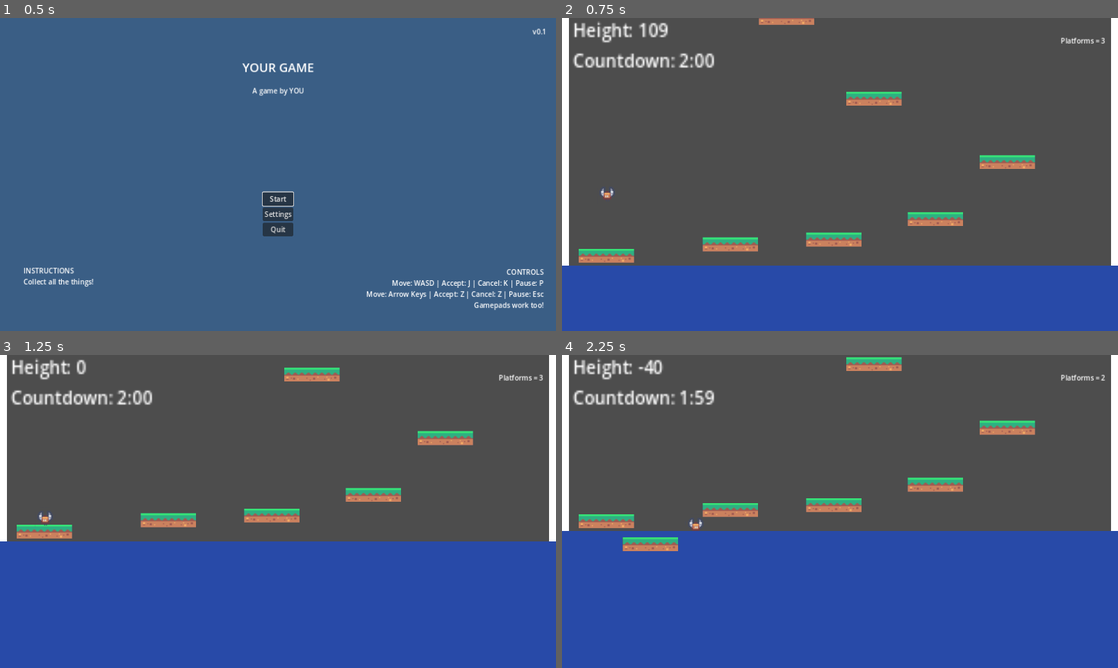
Above: before the commit, frames 1-4 (two rows, left to right).
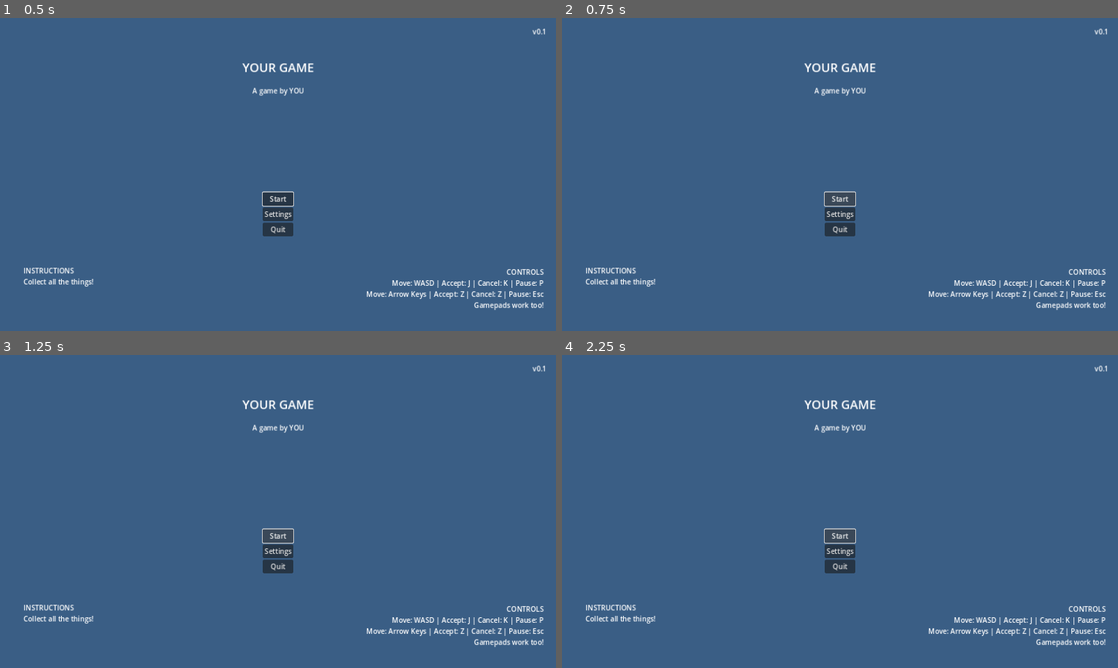
Above: after the commit, the same moments.

Repository: nathanleiby/trijam-248
Game: Godot game, scene res://main_menu/main_menu.tscn
Same seed, same stepped clock (60 frames per second), same inputs: the game is played once before the commit and once after it. This scene is started directly instead of the project's main scene.
Inputs (mouse positions are in pixels of both pictures, inside the frame that each line leads up to):
- Up to frame 1 (0.5 s): no input
- Up to frame 2 (0.75 s): click "Start" at 0.5 s
- Up to frame 3 (1.25 s): no input
- Up to frame 4 (2.25 s): click (840, 536) at 1.25 s, where only the run after the commit has a clickable "Start"; hold Right (walk_right) from 2.03 s (still down); tap Space (place_platform) at 2.1 s

Frame 1 is identical in both runs. In frame 2, 100% of the frame differs, in the area x 0-100%, y 0-100%; in frame 3, 100%; in frame 4, 100%.

Commit message:
max height

Diff:
--- a/gameplay/character.gd
+++ b/gameplay/character.gd
@@ -6,12 +6,14 @@
 
 @export var platformScene: PackedScene
 
-const CHARACTER_HEIGHT = 128
+const CHARACTER_HEIGHT = 32
 const PLATFORM_HEIGHT = 32
 const OFFSET = 4
 const DEATH_HEIGHT = 720
 
 const PLATFORMS_MAX = 3
+
+signal platform_created(height)
 
 var platforms_remaining:
 	set(val):
@@ -58,6 +60,9 @@
 		platform.position += Vector2(0, y_offset)
 		platform.reparent(get_tree().root)
 
+		emit_signal("platform_created", platform.position.y)
+
+
 
 	if Input.is_action_just_pressed("reset"):
 		position = respawn_location
--- a/gameplay/gameplay.gd
+++ b/gameplay/gameplay.gd
@@ -1,11 +1,20 @@
 extends Node2D
 
-@onready var scoreLabel := $UI/ScoreLabel
-@onready var timerLabel := $UI/TimerLabel
+@onready var scoreLabel := $UI/VBoxContainer/ScoreLabel
+@onready var maxHeightLabel := $UI/VBoxContainer/MaxHeightLabel
+@onready var timerLabel := $UI/VBoxContainer2/TimerLabel
 @onready var character := $Character
 @onready var timer := $GameTimer
 
+
 @export var score_offset: int = 665
+
+var highest_platform_height = INF:
+	set(val):
+		highest_platform_height = val
+		$MaxHeight.position.y = highest_platform_height
+		$MaxHeight2.position.y = highest_platform_height
+		maxHeightLabel.text = "Max Height: %d" % (-highest_platform_height + score_offset)
 
 func _input(event: InputEvent) -> void:
 	if event.is_action_released("pause"):
@@ -20,6 +29,14 @@
 
 func _process(delta) -> void:
 	scoreLabel.text = "Height: %d" % ((character.position.y * -1) + score_offset)
+
 	var minutes =  ceil(timer.time_left) / 60
 	var seconds = int(ceil(timer.time_left)) % 60
-	timerLabel.text = "Countdown: %d:%02d" % [minutes, seconds]
+	timerLabel.text = "%d:%02d" % [minutes, seconds]
+
+func _on_timer_timeout():
+	pass
+
+
+func _on_character_platform_created(height) -> void:
+	highest_platform_height = min(height, highest_platform_height)
--- a/gameplay/gameplay.tscn
+++ b/gameplay/gameplay.tscn
@@ -10,6 +10,10 @@
 
 [sub_resource type="LabelSettings" id="LabelSettings_f4krx"]
 font_size = 50
+[ext_resource type="Texture2D" uid="uid://evn7j2vispb3" path="res://assets/kenney_pixel-platformer/Tiles/tile_0088.png" id="7_8u8o8"]
+
+[sub_resource type="LabelSettings" id="LabelSettings_vpmae"]
+font_size = 72
 
 [node name="Gameplay" type="Node2D"]
 script = ExtResource("1_thqv1")
@@ -70,20 +74,34 @@
 
 [node name="UI" type="CanvasLayer" parent="."]
 
-[node name="ScoreLabel" type="Label" parent="UI"]
-offset_left = 25.0001
-offset_right = 95.0001
-offset_bottom = 30.0
-scale = Vector2(2.48846, 2.48846)
+[node name="VBoxContainer" type="VBoxContainer" parent="UI"]
+offset_left = 24.0
+offset_top = 14.0
+offset_right = 232.0
+offset_bottom = 148.0
+
+[node name="ScoreLabel" type="Label" parent="UI/VBoxContainer"]
+layout_mode = 2
 text = "Height: 0"
 
-[node name="TimerLabel" type="Label" parent="UI"]
-offset_left = 25.0001
-offset_top = 70.0
-offset_right = 133.0
-offset_bottom = 100.0
-scale = Vector2(2.48846, 2.48846)
-text = "Countdown: 0"
+[node name="MaxHeightLabel" type="Label" parent="UI/VBoxContainer"]
+layout_mode = 2
+text = "Max Height: 0"
+
+[node name="VBoxContainer2" type="VBoxContainer" parent="UI"]
+anchors_preset = 5
+anchor_left = 0.5
+anchor_right = 0.5
+offset_left = -104.0
+offset_right = 104.0
+offset_bottom = 134.0
+grow_horizontal = 2
+
+[node name="TimerLabel" type="Label" parent="UI/VBoxContainer2"]
+layout_mode = 2
+text = "0:00"
+label_settings = SubResource("LabelSettings_vpmae")
+horizontal_alignment = 1
 
 [node name="GameTimer" type="Timer" parent="."]
 wait_time = 120.0
@@ -113,3 +131,16 @@
 vertical_alignment = 1
 
 [connection signal="timeout" from="GameTimer" to="GameOver" method="_on_game_timer_timeout"]
+
+[node name="MaxHeight" type="Sprite2D" parent="."]
+position = Vector2(16, 700)
+scale = Vector2(2, 2)
+texture = ExtResource("7_8u8o8")
+
+[node name="MaxHeight2" type="Sprite2D" parent="."]
+position = Vector2(1264, 700)
+scale = Vector2(2, 2)
+texture = ExtResource("7_8u8o8")
+flip_h = true
+
+[connection signal="platform_created" from="Character" to="." method="_on_character_platform_created"]
